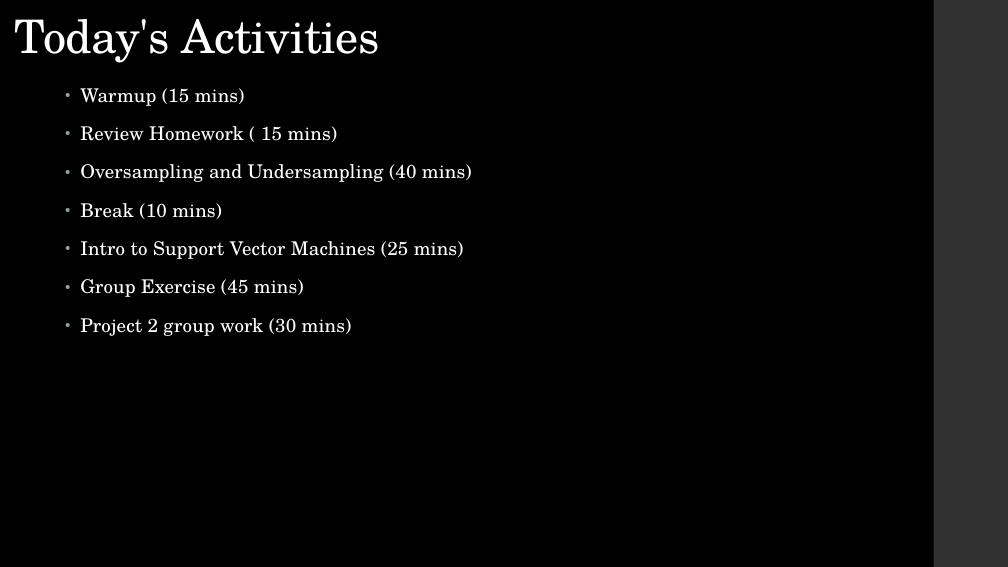
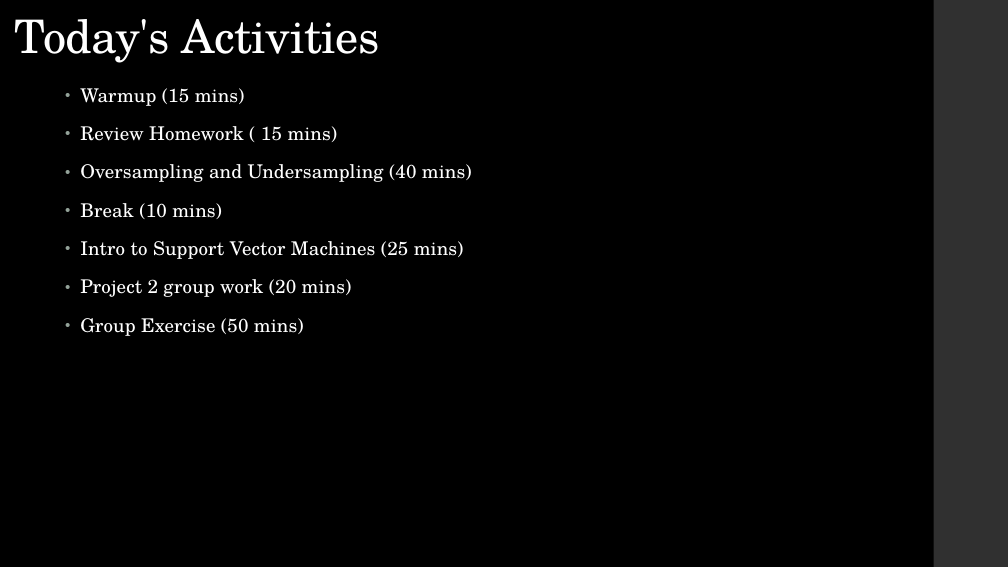
Before and after one commit to LaunchCoderGirlSTL/Data-Science-Assignments, a slide deck: slide 3 of course_material/week_15/week_15_presentation.pptx. Drawn at 1008x567 pixels with LibreOffice and Linux fonts; fonts in the diff are those of the drawing. Boxes give left, top, right and bottom in pixels: in the first picture for what was removed or moved away, otherwise in the second. Text is boxed around its words. In the diff, an @@ line names an element or a change of style, - is before the commit and + after.

```diff
--- a/course_material/week_15/week_15_presentation.pptx
+++ b/course_material/week_15/week_15_presentation.pptx
@@ text at (x1=80, y1=279, x2=352, y2=336): text changed @@
-• Group Exercise (45 mins)
-• Project 2 group work (30 mins)
+• Project 2 group work (20 mins)
+• Group Exercise (50 mins)
```
Also in this commit, not shown: 1 slide added, 2 other files.
